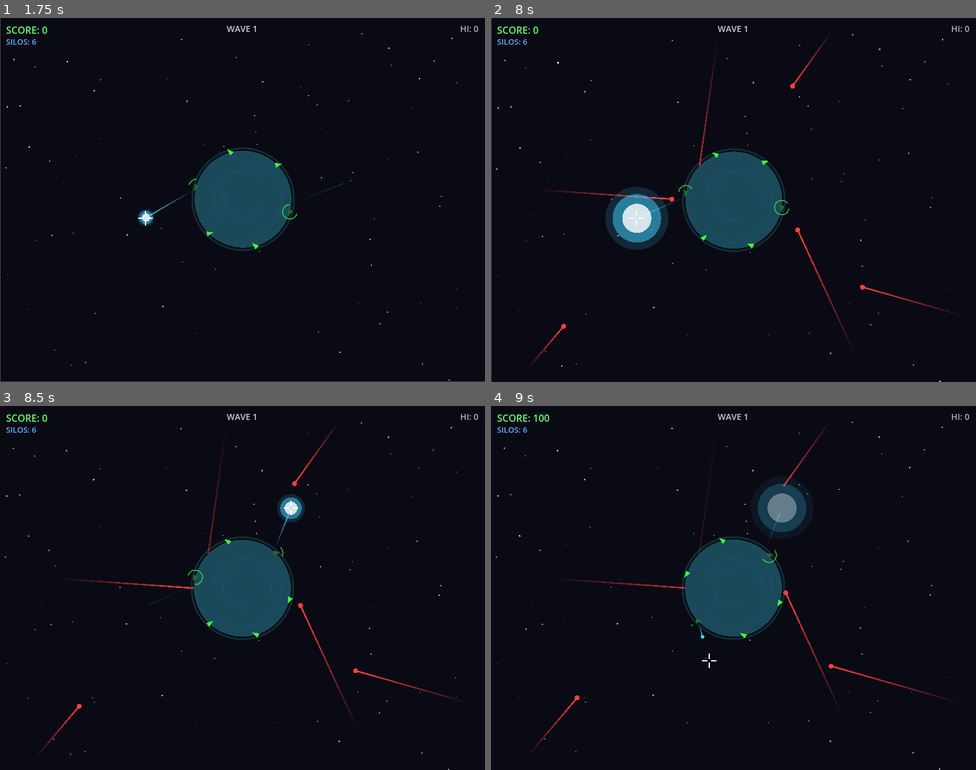
Above: before the commit, frames 1-4 (two rows, left to right).
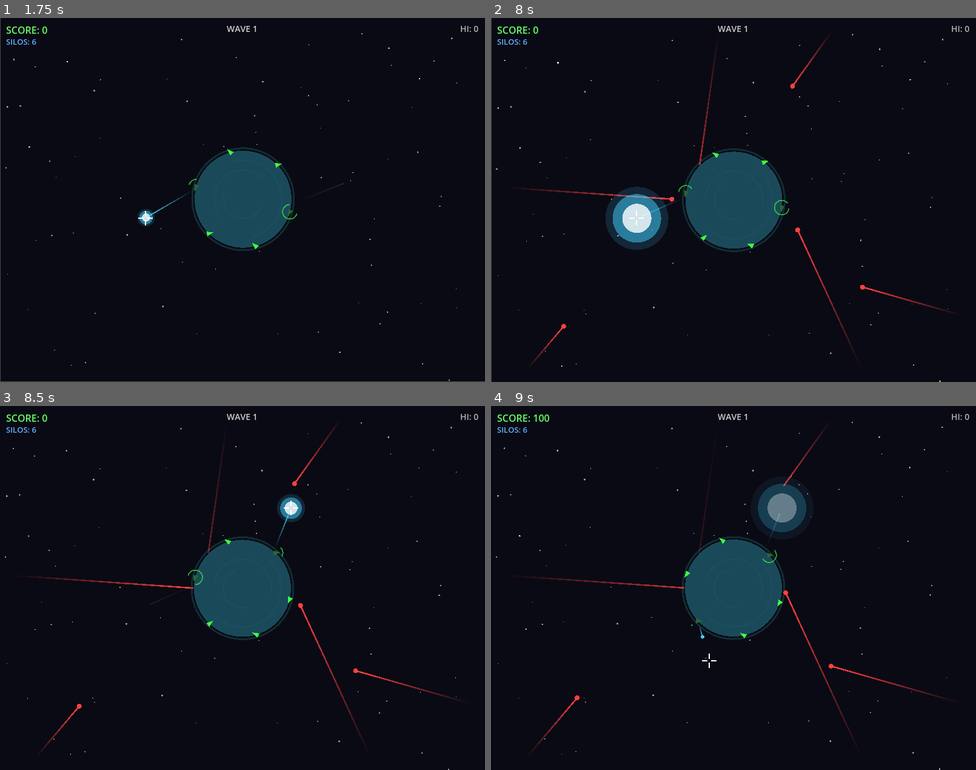
Above: after the commit, the same moments.

Repository: jtreguer/gamer_one
Game: Godot game, scene res://scenes/main.tscn
The game is run twice, just before and just after one commit, with the same random seed, the same clock (stepped at 60 frames per second) and the same inputs.
Inputs (mouse positions are in pixels of both pictures, inside the frame that each line leads up to):
- Up to frame 1 (1.75 s): move the mouse to (349, 181) at 0.52 s; click (349, 181) at 0.67 s; move the mouse to (145, 218) at 1.27 s; click (145, 218) at 1.42 s
- Up to frame 2 (8 s): move the mouse to (782, 119) at 2.02 s; click (782, 119) at 2.17 s; move the mouse to (709, 272) at 2.77 s; click (709, 272) at 2.92 s; move the mouse to (879, 254) at 3.52 s; click (879, 254) at 3.67 s; move the mouse to (588, 145) at 4.27 s; click (588, 145) at 4.42 s; move the mouse to (757, 200) at 5.02 s; click (757, 200) at 5.17 s; move the mouse to (660, 109) at 5.77 s; click (660, 109) at 5.92 s; move the mouse to (840, 181) at 6.52 s; click (840, 181) at 6.67 s; move the mouse to (636, 218) at 7.27 s; click (636, 218) at 7.42 s
- Up to frame 3 (8.5 s): move the mouse to (291, 507) at 8.02 s; click (291, 507) at 8.17 s
- Up to frame 4 (9 s): move the mouse to (709, 660) at 8.77 s; click (709, 660) at 8.92 s

Frame 1 is identical in both runs. In frame 2, less than 0.1% of the frame differs, in the area x 6-76%, y 6-93%; in frame 3, 0.2%; in frame 4, 0.2%, in the area x 7-85%, y 21-94%.

Commit message:
Fix audio byte encoding and reduce trail point frequency
- Replace encode_s16 with manual little-endian byte packing for
  AudioStreamWAV data, fixing silent audio
- Enemy/MIRV trails: add points every 3rd frame instead of every
  frame, cap 300 -> 200 for better performance
- Interceptor keeps every-frame trails (short-lived, fast)

Co-Authored-By: Claude Opus 4.6 <noreply@anthropic.com>

Diff:
--- a/scripts/autoload/audio_manager.gd
+++ b/scripts/autoload/audio_manager.gd
@@ -56,10 +56,11 @@
 	stream.stereo = false
 
 	var data := PackedByteArray()
-	data.resize(samples.size() * 2)
 	for i in samples.size():
 		var val: int = clampi(int(samples[i] * 32767.0), -32768, 32767)
-		data.encode_s16(i * 2, val)
+		# Little-endian 16-bit signed
+		data.append(val & 0xFF)
+		data.append((val >> 8) & 0xFF)
 
 	stream.data = data
 	return stream
--- a/scripts/game/enemy_missile.gd
+++ b/scripts/game/enemy_missile.gd
@@ -21,7 +21,7 @@
 @onready var trail: Line2D = $Trail
 @onready var head: Node2D = $Head
 
-const TRAIL_POINT_CAP := 300
+const TRAIL_POINT_CAP := 200
 
 
 func setup(from: Vector2, to: Vector2, missile_speed: float, p_center: Vector2, p_radius: float) -> void:
@@ -53,10 +53,12 @@
 	# Move toward target
 	global_position += _direction * speed * delta
 
-	# Add trail point
-	trail.add_point(trail.to_local(global_position))
-	if trail.get_point_count() > TRAIL_POINT_CAP:
-		trail.remove_point(0)
+	# Add trail point (every 3rd frame for performance)
+	_frame_count += 1
+	if _frame_count % 3 == 0:
+		trail.add_point(trail.to_local(global_position))
+		if trail.get_point_count() > TRAIL_POINT_CAP:
+			trail.remove_point(0)
 
 	# Check if reached planet circumference
 	var dist_to_center: float = global_position.distance_to(planet_center)
--- a/scripts/game/interceptor.gd
+++ b/scripts/game/interceptor.gd
@@ -10,7 +10,7 @@
 @onready var trail: Line2D = $Trail
 @onready var head: Node2D = $Head
 
-const TRAIL_POINT_CAP := 300
+const TRAIL_POINT_CAP := 200
 const ARRIVAL_THRESHOLD := 5.0
 
 
--- a/scripts/game/mirv_missile.gd
+++ b/scripts/game/mirv_missile.gd
@@ -24,7 +24,7 @@
 @onready var trail: Line2D = $Trail
 @onready var head: Node2D = $Head
 
-const TRAIL_POINT_CAP := 300
+const TRAIL_POINT_CAP := 200
 const PULSE_SPEED := 4.0
 
 
@@ -69,10 +69,12 @@
 	# Move toward target
 	global_position += _direction * speed * delta
 
-	# Add trail point
-	trail.add_point(trail.to_local(global_position))
-	if trail.get_point_count() > TRAIL_POINT_CAP:
-		trail.remove_point(0)
+	# Add trail point (every 3rd frame for performance)
+	_frame_count += 1
+	if _frame_count % 3 == 0:
+		trail.add_point(trail.to_local(global_position))
+		if trail.get_point_count() > TRAIL_POINT_CAP:
+			trail.remove_point(0)
 
 	# Check if close enough to planet to split
 	var dist_to_center: float = global_position.distance_to(planet_center)
